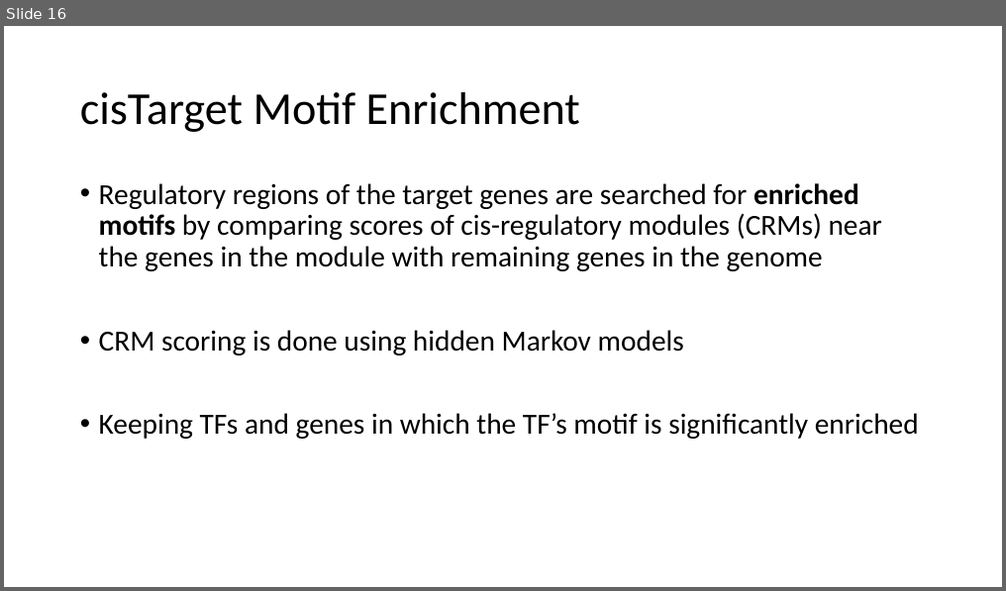
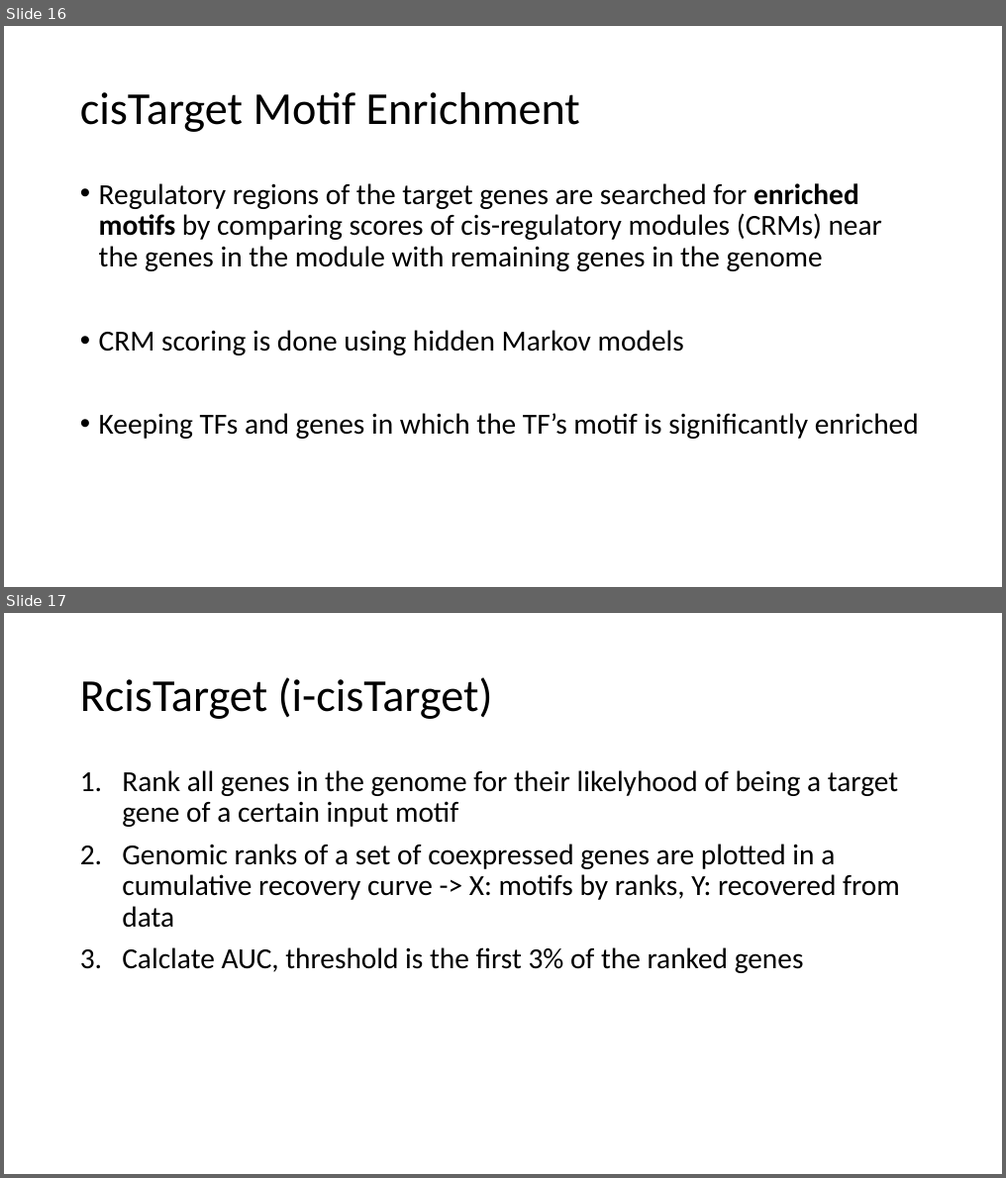
Before and after one commit to ozlembahar/devo-grn, a slide deck: my_notes.pptx. Shown one above the other, each under a label of ours: slide 16 before the commit, slides 16 and 17 after it. The pictures are 1006x591 and 1006x1178 pixels, drawn with LibreOffice and Linux fonts; fonts in the diff are those of the drawing. Boxes give left, top, right and bottom in pixels: in the first picture for what was removed or moved away, otherwise in the second. Text is boxed around its words. In the diff, an @@ line names an element or a change of style, - is before the commit and + after.

```diff
--- a/my_notes.pptx
+++ b/my_notes.pptx
@@ slide 17 added at [4, 613, 1002, 1174], background #FFFFFF @@
@@ title added at [80, 677, 493, 719], 44 pt, text #000000 @@
+RcisTarget (i-cisTarget)
@@ text added at [122, 770, 900, 973], 28 pt, text #000000 @@
+1. Rank all genes in the genome for their likelyhood of being a target gene of a certain input motif
+2. Genomic ranks of a set of coexpressed genes are plotted in a cumulative recovery curve -> X: motifs by ranks, Y: recovered from data
+3. Calclate AUC, threshold is the first 3% of the ranked genes
```
Also in this commit, not shown: 5 slides changed, 7 other slides added, 1 slide removed, 5 other files.
